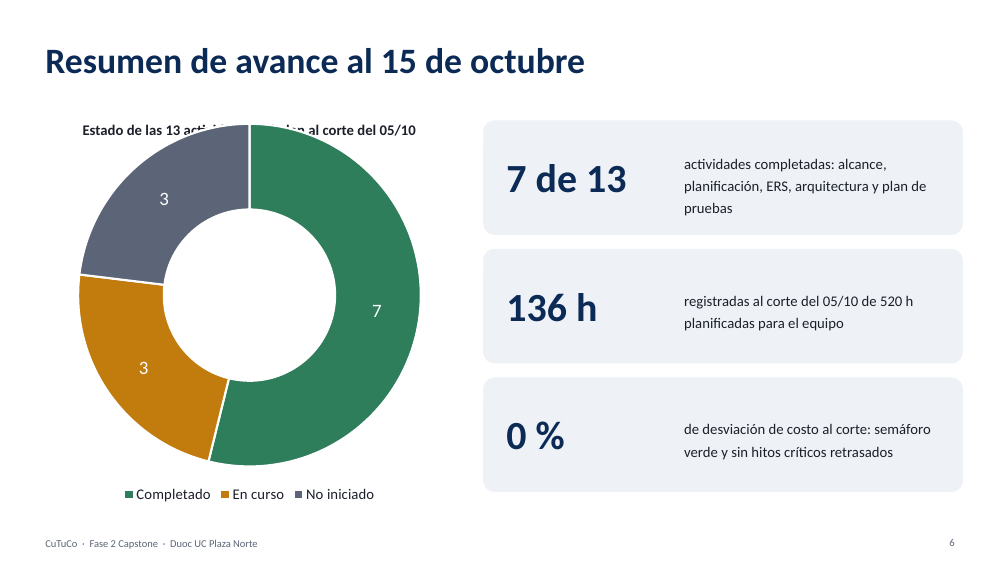
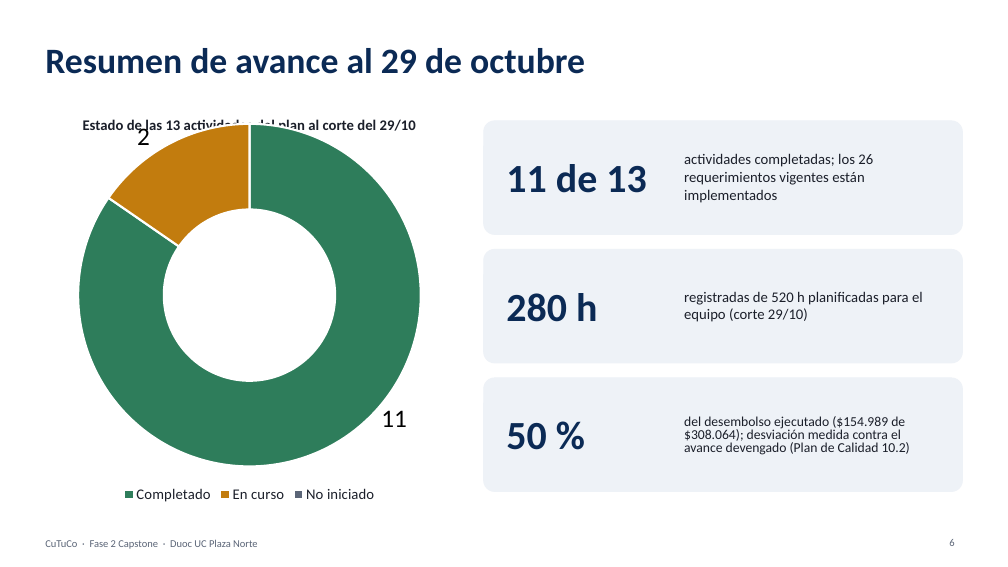
Before and after one commit to VichRo2005/cultiva_tu_compra, a slide deck: slide 6 of Fase 2/Evidencias Proyecto/Presentación Proyecto/CuTuCo Fase2.pptx. Drawn at 1008x567 pixels with LibreOffice and Linux fonts; fonts in the diff are those of the drawing; background and template pictures are left out. Boxes give left, top, right and bottom in pixels: in the first picture for what was removed or moved away, otherwise in the second. Text is boxed around its words. In the diff, an @@ line names an element or a change of style, - is before the commit and + after.

```diff
--- a/Fase 2/Evidencias Proyecto/Presentación Proyecto/CuTuCo Fase2.pptx
+++ b/Fase 2/Evidencias Proyecto/Presentación Proyecto/CuTuCo Fase2.pptx
@@ text at box(45, 48, 585, 74): text changed @@
-Resumen de avance al 15 de octubre
+Resumen de avance al 29 de octubre
@@ doughnut chart at box(45, 113, 454, 507) @@
@@ Series 1, Completado: 54 to 11 @@
@@ Series 1, En curso: 23 to 2 @@
@@ Series 1, No iniciado: 23 to 0 @@
@@ data labels of Series 1 changed @@
@@ text at box(83, 118, 416, 135): text changed @@
-Estado de las 13 actividades del plan al corte del 05/10
+Estado de las 13 actividades del plan al corte del 29/10
@@ text at box(506, 164, 646, 193): text changed @@
-7 de 13
+11 de 13
@@ text at box(684, 153, 873, 203): text changed @@
-actividades completadas: alcance, planificación, ERS, arquitectura y plan de pruebas
+actividades completadas; los 26 requerimientos vigentes están implementados
@@ text at box(506, 293, 597, 322): text changed @@
-136 h
+280 h
@@ text at box(684, 291, 923, 322): text changed @@
-registradas al corte del 05/10 de 520 h planificadas para el equipo
+registradas de 520 h planificadas para el equipo (corte 29/10)
@@ text at box(684, 416, 910, 455): text changed; size 14 to 12.9 pt @@
-de desviación de costo al corte: semáforo verde y sin hitos críticos retrasados
+del desembolso ejecutado ($154.989 de $308.064); desviación medida contra el avance devengado (Plan de Calidad 10.2)
@@ text at box(506, 423, 546, 450): text changed @@
-0 %
+50 %
```
Also in this commit, not shown: 17 other slides changed, 12 other files.
